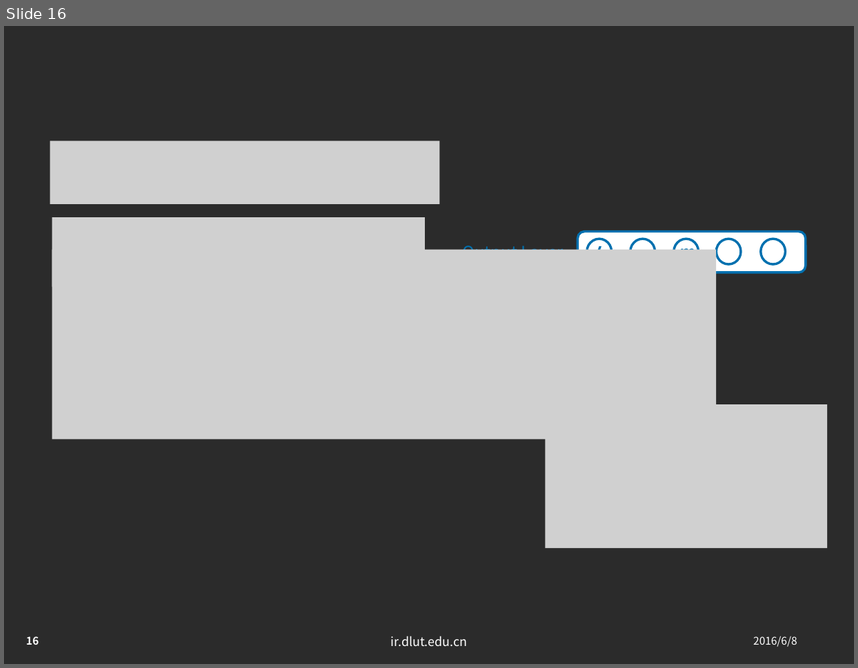
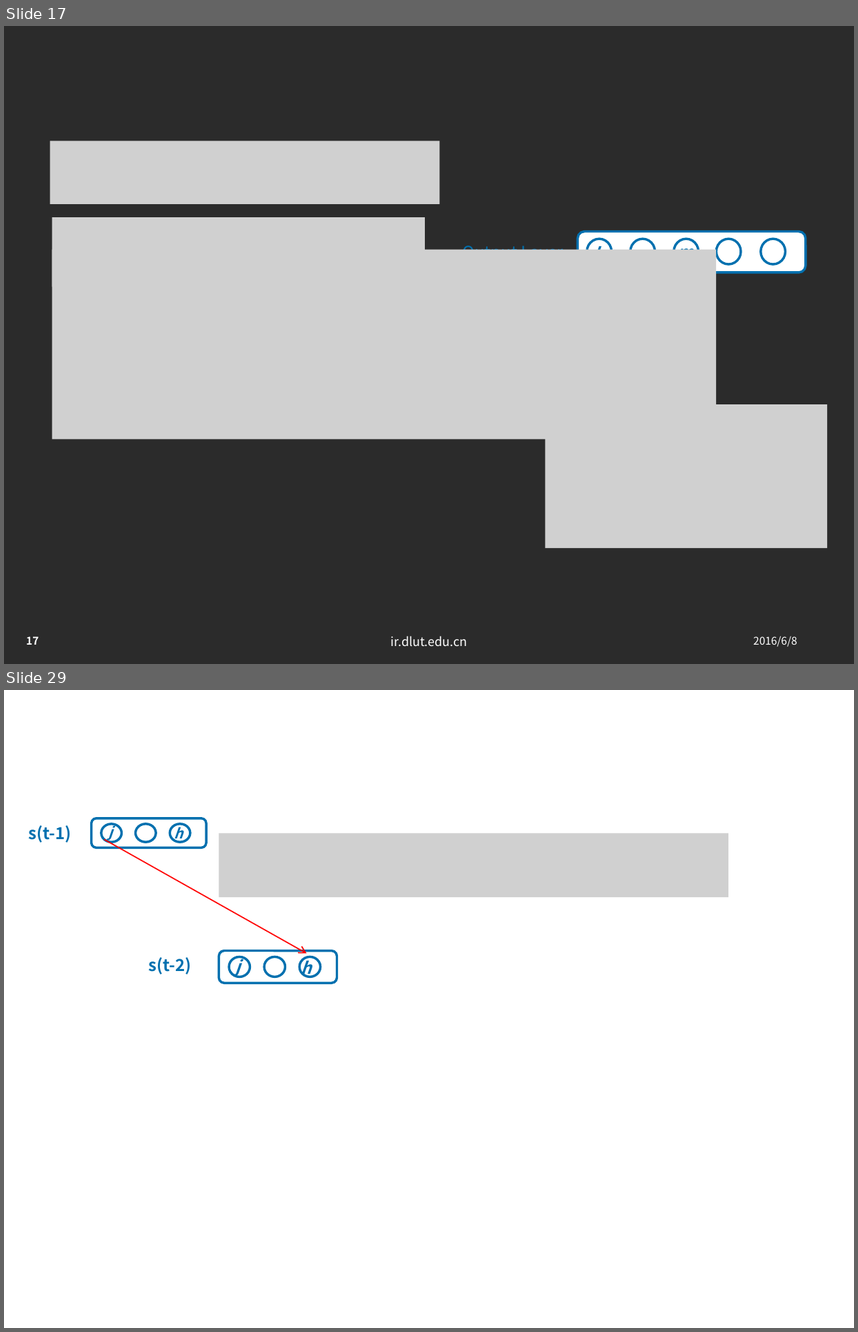
Before and after one commit to jxwb088047/RNN_BPTT_report, a slide deck: 林广和研一下学术ppt-2016-06-06.pptx. Shown one above the other, each under a label of ours: slide 16 before the commit, slides 17 and 29 after it; the slides between them are not shown. The pictures are 858x668 and 858x1332 pixels, drawn with LibreOffice and Linux fonts; fonts in the diff are those of the drawing; grey boxes stand for pictures; background and template pictures are left out; a plain dark background stands for a picture behind light text. Boxes give left, top, right and bottom in pixels: in the first picture for what was removed or moved away, otherwise in the second. Text is boxed around its words. In the diff, an @@ line names an element or a change of style, - is before the commit and + after.

```diff
--- a/林广和研一下学术ppt-2016-06-06.pptx
+++ b/林广和研一下学术ppt-2016-06-06.pptx
@@ slide 29 added at (x1=4, y1=690, x2=854, y2=1328), background picture (left out); not listed: 3 template elements that a slide beside it also shows @@
@@ text added at (x1=28, y1=825, x2=71, y2=842), 14 pt, text #0070AF, bold @@
+s(t-1)
@@ group added at (x1=92, y1=818, x2=206, y2=848): 3 ellipses, 2 texts, 1 rounded rectangle @@
+j
+h
@@ picture added at (x1=219, y1=833, x2=728, y2=896) @@
@@ arrow added from (104, 840) to (307, 954), #FF0000 1 pt @@
@@ text added at (x1=149, y1=957, x2=192, y2=974), 14 pt, text #0070AF, bold @@
+s(t-2)
@@ group added at (x1=219, y1=950, x2=337, y2=983): 3 ellipses, 2 texts, 1 rounded rectangle @@
+h
+j
@@ what was slide 16 is now slide 17 @@
@@ page number at (x1=26, y1=636, x2=38, y2=644): text changed @@
-16
+17
```
Also in this commit, not shown: 7 slides changed, 14 other slides added, 1 slide removed.
